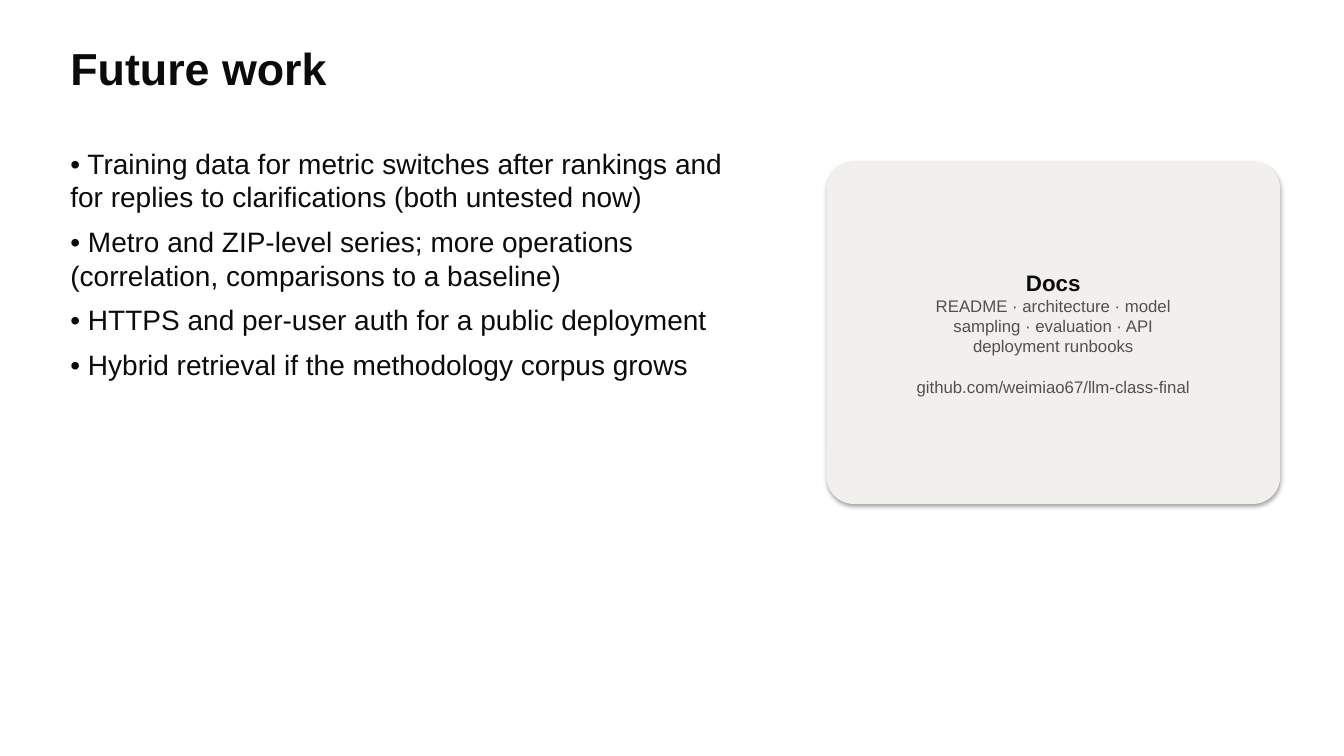
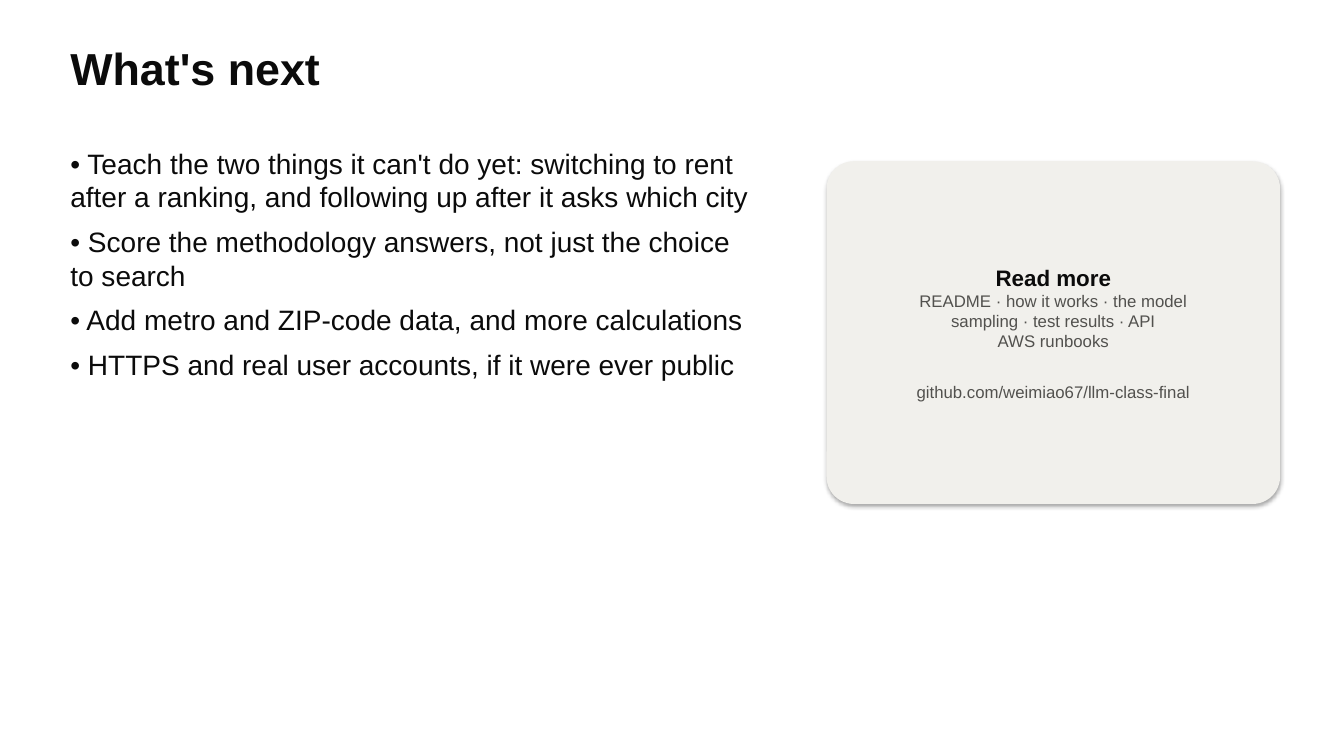
Before and after one commit to weimiao67/llm-class-final, a slide deck: slide 15 of docs/slides/housing-analyst.pptx (slide 14 before the commit). Drawn at 1344x756 pixels with LibreOffice and Linux fonts; fonts in the diff are those of the drawing. Boxes give left, top, right and bottom in pixels: in the first picture for what was removed or moved away, otherwise in the second. Text is boxed around its words. In the diff, an @@ line names an element or a change of style, - is before the commit and + after.

```diff
--- a/docs/slides/housing-analyst.pptx
+++ b/docs/slides/housing-analyst.pptx
@@ text at [70,52,320,86]: text changed @@
-Future work
+What's next
@@ text at [70,153,748,380]: text changed @@
-• Training data for metric switches after rankings and for replies to clarifications (both untested now)
-• Metro and ZIP-level series; more operations (correlation, comparisons to a baseline)
-• HTTPS and per-user auth for a public deployment
-• Hybrid retrieval if the methodology corpus grows
+• Teach the two things it can't do yet: switching to rent after a ranking, and following up after it asks which city
+• Score the methodology answers, not just the choice to search
+• Add metro and ZIP-code data, and more calculations
+• HTTPS and real user accounts, if it were ever public
@@ text in rounded rectangle at [917,269,1190,402]: text changed @@
-Docs
-README · architecture · model
-sampling · evaluation · API
-deployment runbooks
-github.com/weimiao67/llm-class-final
+Read more
+README · how it works · the model
+sampling · test results · API
+AWS runbooks
+github.com/weimiao67/llm-class-final
```
Also in this commit, not shown: 13 other slides changed, 1 slide added, 4 other files.
